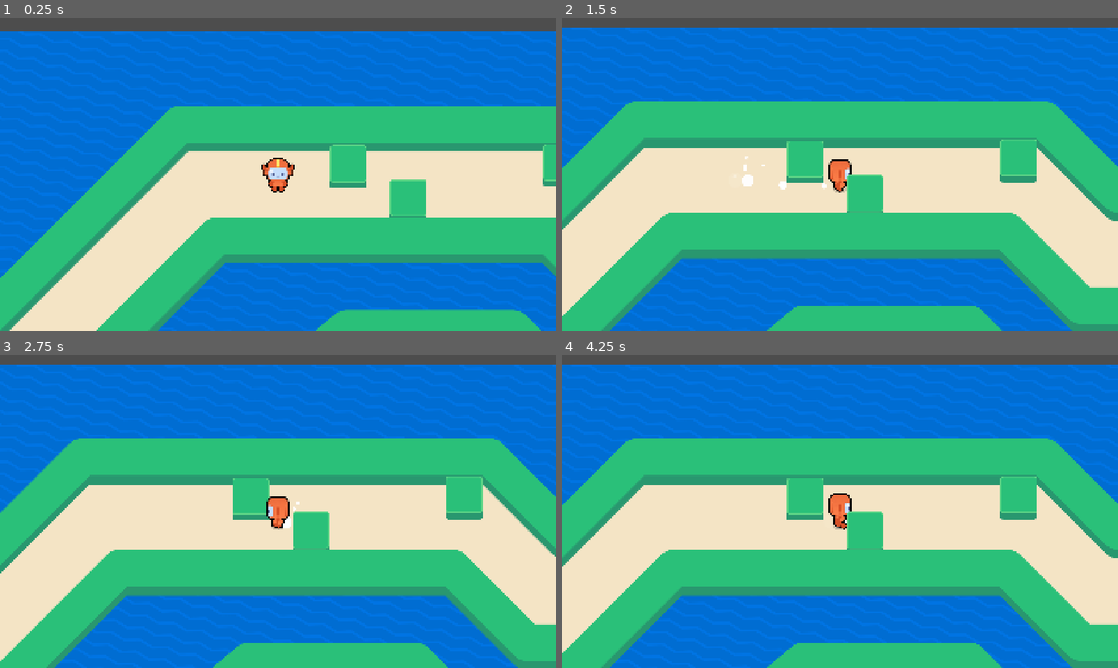
Above: before the commit, frames 1-4 (two rows, left to right).
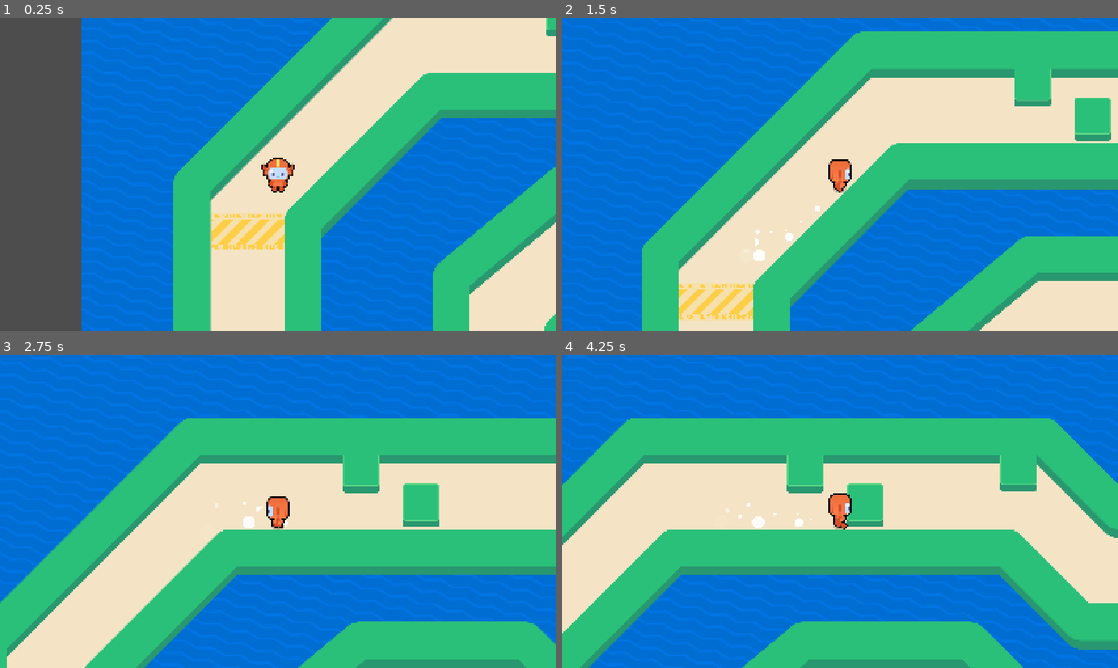
Above: after the commit, the same moments.

Repository: qigoh/Module-9-Top-Down-Movement
Game: Godot game, scene res://lessons/game.tscn
Same seed, same stepped clock (60 frames per second), same inputs: the game is played once before the commit and once after it. The project has no main scene, so this scene is started directly.
Inputs (mouse positions are in pixels of both pictures, inside the frame that each line leads up to):
- Up to frame 1 (0.25 s): no input
- Up to frame 2 (1.5 s): tap Enter (ui_accept) at 0.5, 0.77 s; move the mouse to (962, 158) at 0.52 s; hold Right (move_right) from 0.53 s (still down); tap Space at 0.6 s; click (962, 158) at 0.67 s; move the mouse to (728, 190) at 1.27 s; tap Z at 1.35 s
- Up to frame 3 (2.75 s): tap Enter (ui_accept) at 1.52 s; move the mouse to (333, 442) at 2.02 s; release Right (move_right) at 2.03 s; hold Left (move_left) from 2.03 s (still down); tap Space at 2.1 s
- Up to frame 4 (4.25 s): move the mouse to (812, 574) at 2.77 s; release Left (move_left) at 2.78 s; hold Right (move_right) from 2.78 s (still down); tap Z at 2.85 s; click (812, 574) at 2.92 s; tap Enter (ui_accept) at 3.02, 3.77 s; move the mouse to (1006, 558) at 3.52 s; tap Space at 3.6 s

The runs differ from the first frame. In frame 1, 76% of the frame differs, in the area x 0-100%, y 0-100%; in frame 2, 72%; in frame 3, 55%; in frame 4, 39%.

Commit message:
M9_L8 progress

Diff:
--- a/M09.top_down_movement_workbook/lessons/game.tscn
+++ b/M09.top_down_movement_workbook/lessons/game.tscn
@@ -1,9 +1,10 @@
-[gd_scene load_steps=5 format=3 uid="uid://c62bk8cggi6yq"]
+[gd_scene load_steps=6 format=3 uid="uid://c62bk8cggi6yq"]
 
 [ext_resource type="Texture2D" uid="uid://5vl7p0xb7nd8" path="res://assets/circuit_background.png" id="1_4o7yg"]
 [ext_resource type="PackedScene" uid="uid://p75euy1gcr34" path="res://lessons/runner.tscn" id="1_yasw7"]
 [ext_resource type="PackedScene" uid="uid://l5vkm11cgaib" path="res://lessons/simple_obstacle.tscn" id="2_4o7yg"]
 [ext_resource type="PackedScene" uid="uid://3bopmcm2n88c" path="res://lessons/obstacle_circuit.tscn" id="3_gkp25"]
+[ext_resource type="PackedScene" uid="uid://xl56q8amb611" path="res://assets/finish_line/finish_line.tscn" id="5_sepuf"]
 
 [node name="Game" type="Node2D"]
 y_sort_enabled = true
@@ -15,7 +16,7 @@
 [node name="Circuit" parent="." instance=ExtResource("3_gkp25")]
 
 [node name="CharacterBody2D" parent="." instance=ExtResource("1_yasw7")]
-position = Vector2(-493, -852)
+position = Vector2(-1239, -289)
 
 [node name="SimpleObstacle" parent="." instance=ExtResource("2_4o7yg")]
 position = Vector2(-250, -953)
@@ -28,3 +29,8 @@
 
 [node name="SimpleObstacle4" parent="." instance=ExtResource("2_4o7yg")]
 position = Vector2(1279, -150)
+
+[node name="FinishLine" parent="." instance=ExtResource("5_sepuf")]
+position = Vector2(-1343, -220)
+area_width = 256
+area_height = 128
--- a/M09.top_down_movement_workbook/lessons/runner.tscn
+++ b/M09.top_down_movement_workbook/lessons/runner.tscn
@@ -77,26 +77,27 @@
 [sub_resource type="ViewportTexture" id="ViewportTexture_d46nv"]
 viewport_path = NodePath("SubViewport")
 
-[node name="CharacterBody2D" type="CharacterBody2D"]
+[node name="Runner" type="CharacterBody2D"]
 motion_mode = 1
 script = ExtResource("1_h1hi2")
 
 [node name="Shadow" type="Sprite2D" parent="."]
 modulate = Color(0, 0, 0, 0.15686275)
-position = Vector2(0, 47.54)
+position = Vector2(0, -16.459991)
 scale = Vector2(0.5, 0.5)
 texture = ExtResource("2_2nvb5")
 
 [node name="DustBig" type="GPUParticles2D" parent="."]
 unique_name_in_owner = true
-position = Vector2(0, 40)
+position = Vector2(0, -24)
+emitting = false
 amount = 4
 texture = ExtResource("3_x5rx3")
 process_material = SubResource("ParticleProcessMaterial_d8q08")
 
 [node name="Dust" type="GPUParticles2D" parent="."]
 unique_name_in_owner = true
-position = Vector2(0, 33)
+position = Vector2(0, -31)
 emitting = false
 amount = 10
 texture = ExtResource("3_x5rx3")
@@ -112,11 +113,13 @@
 scale = Vector2(0.5, 0.5)
 
 [node name="CollisionShape2D" type="CollisionShape2D" parent="."]
-position = Vector2(0, 38)
+position = Vector2(0, -26)
 shape = SubResource("CircleShape2D_h1hi2")
 
 [node name="Camera2D" type="Camera2D" parent="."]
+position = Vector2(0, -64)
 
 [node name="Sprite2D" type="Sprite2D" parent="."]
 material = SubResource("ShaderMaterial_2nvb5")
+position = Vector2(0, -64)
 texture = SubResource("ViewportTexture_d46nv")
--- a/M09.top_down_movement_workbook/lessons/simple_obstacle.tscn
+++ b/M09.top_down_movement_workbook/lessons/simple_obstacle.tscn
@@ -8,10 +8,10 @@
 [node name="SimpleObstacle" type="StaticBody2D"]
 
 [node name="Sprite2D" type="Sprite2D" parent="."]
-position = Vector2(0, 74)
+position = Vector2(0, 48)
 texture = ExtResource("1_uln8b")
 
 [node name="CollisionShape2D" type="CollisionShape2D" parent="."]
-position = Vector2(0, 74)
+position = Vector2(0, 48)
 shape = SubResource("RectangleShape2D_xp5q6")
 debug_color = Color(0.95447713, 0.19600177, 0.23499867, 0.41960785)
